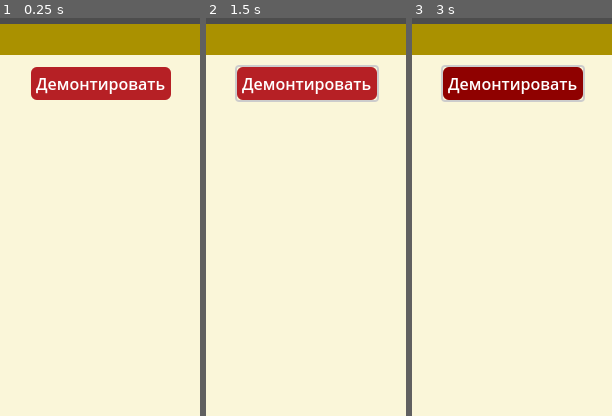
Above: before the commit, frames 1-3 (left to right).
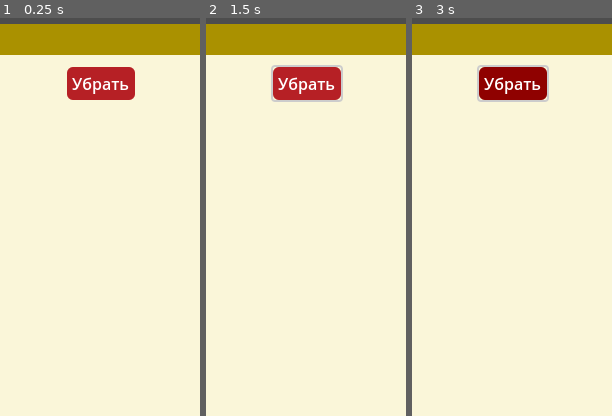
Above: after the commit, the same moments.

Repository: dron47509/lancer--battlegroup
Game: Godot game, scene res://Main_scane/Commander/Feat_ship.tscn
Same seed, same stepped clock (60 frames per second), same inputs: the game is played once before the commit and once after it. This scene is started directly instead of the project's main scene.
Inputs (mouse positions are % of the whole screen's width and height, from its top left):
- Up to frame 1 (0.25 s): no input
- Up to frame 2 (1.5 s): click "Демонтировать" (after the commit: "Убрать") at 0.5 s; click (50, 1) at 1.25 s
- Up to frame 3 (3 s): click (50, 1) at 2 s; click "Демонтировать" (after the commit: "Убрать") at 2.75 s
The pictures show only the part of the screen within x 25-75%, y 0-50%; the shares and areas given below are measured in that part.

The runs differ from the first frame. In frame 1, 3.6% of the frame differs, in the area x 15-86%, y 12-21%; in frame 2, 4.1%; in frame 3, 4.2%, in the area x 14-87%, y 11-22%.

Commit message:
Фиксы

Diff:
--- a/Main_scane/Commander/Feat_ship.tscn
+++ b/Main_scane/Commander/Feat_ship.tscn
@@ -106,7 +106,7 @@
 size_flags_horizontal = 4
 size_flags_vertical = 6
 mouse_filter = 1
-text = "Демонтировать"
+text = "Убрать"
 
 [node name="RichTextLabel" type="RichTextLabel" parent="Feat"]
 layout_mode = 2
Not shown, changed: export_presets.cfg
Not shown, changed: Lancer_battlegroup.apk
Not shown, added: Lancer_battlegroup.apk.idsig
